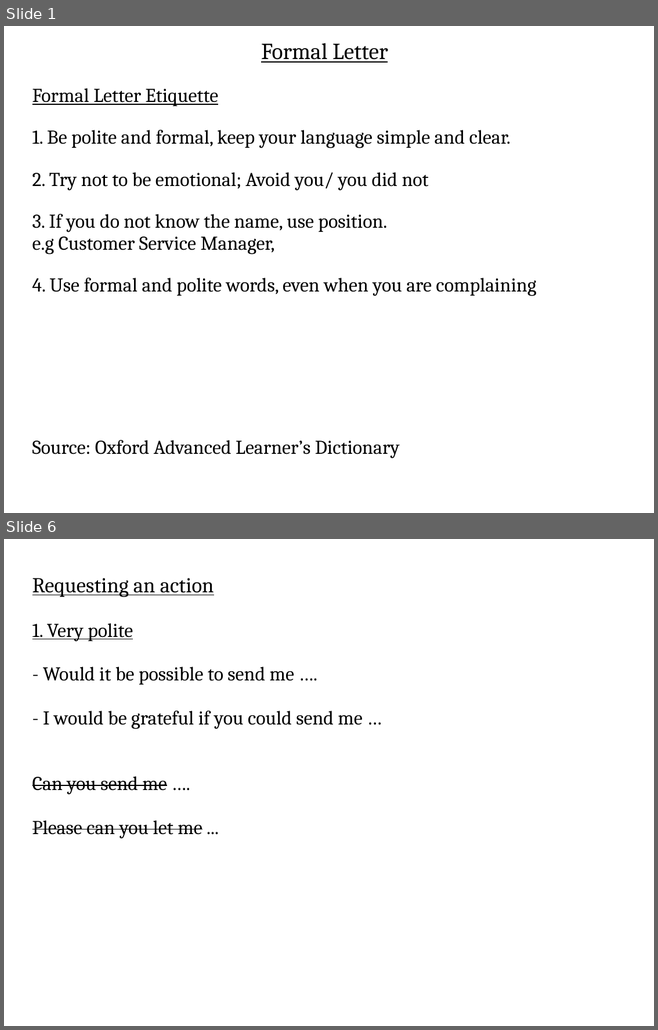
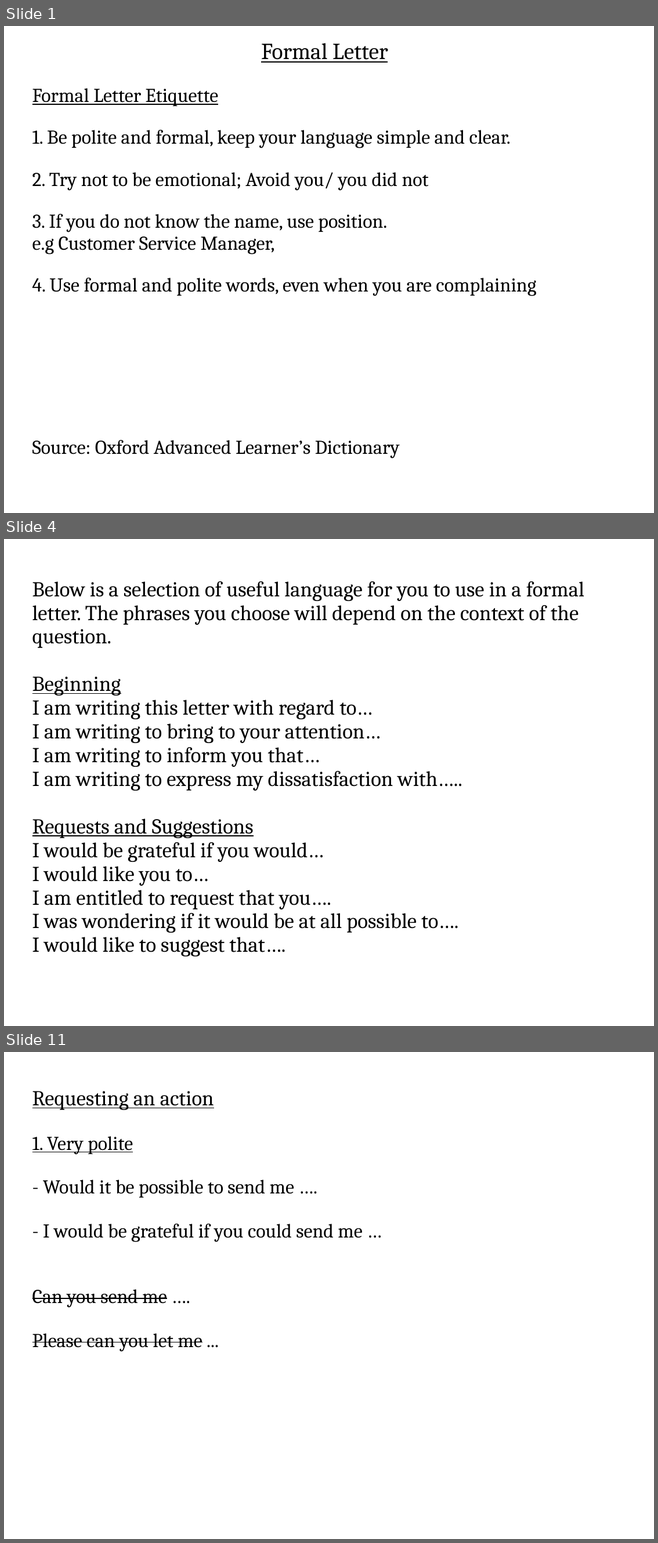
Before and after one commit to ADILp6/IBIT, a slide deck: Sunday_Tuesday_Thursday/Class_9_28_February_2019/FormalInformalLetter.odp. Shown one above the other, each under a label of ours: slides 1 and 6 before the commit, slides 1, 4 and 11 after it; the slides between them are not shown. The pictures are 658x1030 and 658x1543 pixels, drawn with LibreOffice and Linux fonts; fonts in the diff are those of the drawing. Boxes give left, top, right and bottom in pixels: in the first picture for what was removed or moved away, otherwise in the second. Text is boxed around its words. In the diff, an @@ line names an element or a change of style, - is before the commit and + after.

```diff
--- a/Sunday_Tuesday_Thursday/Class_9_28_February_2019/FormalInformalLetter.odp
+++ b/Sunday_Tuesday_Thursday/Class_9_28_February_2019/FormalInformalLetter.odp
@@ slide 4 added at (4,539,654,1026), background #FFFFFF @@
@@ free added at (32,551,617,987), 26 pt, text #000000 @@
+Below is a selection of useful language for you to use in a formal letter. The phrases you choose will depend on the context of the question.
+Beginning
+I am writing this letter with regard to…
+I am writing to bring to your attention…
+I am writing to inform you that…
+I am writing to express my dissatisfaction with…..
+Requests and Suggestions
+I would be grateful if you would…
+I would like you to…
+I am entitled to request that you….
+I was wondering if it would be at all possible to….
+I would like to suggest that….
@@ what was slide 6 is now slide 11 @@
```
Also in this commit, not shown: 2 slides changed, 6 other slides added, 1 slide removed, 37 other files.
